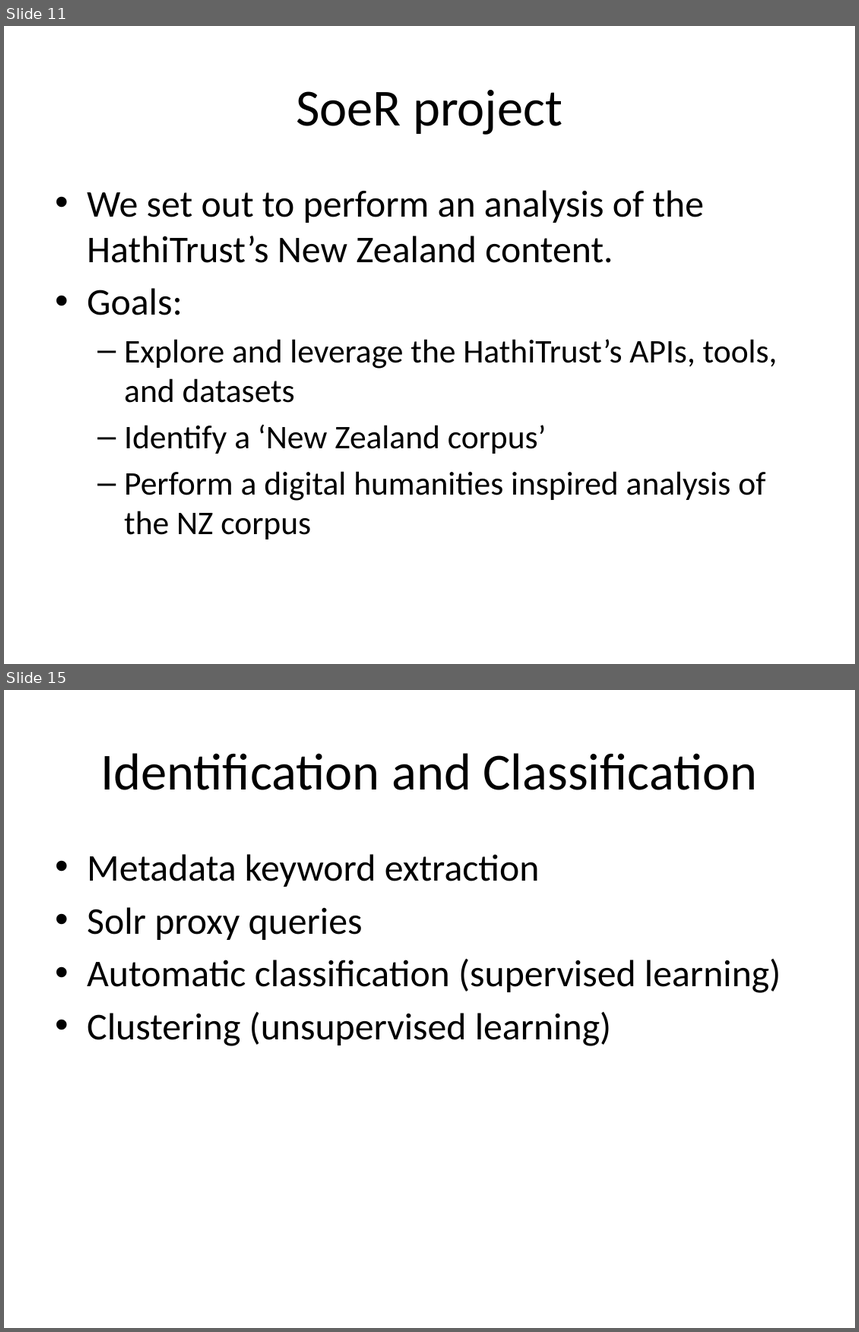
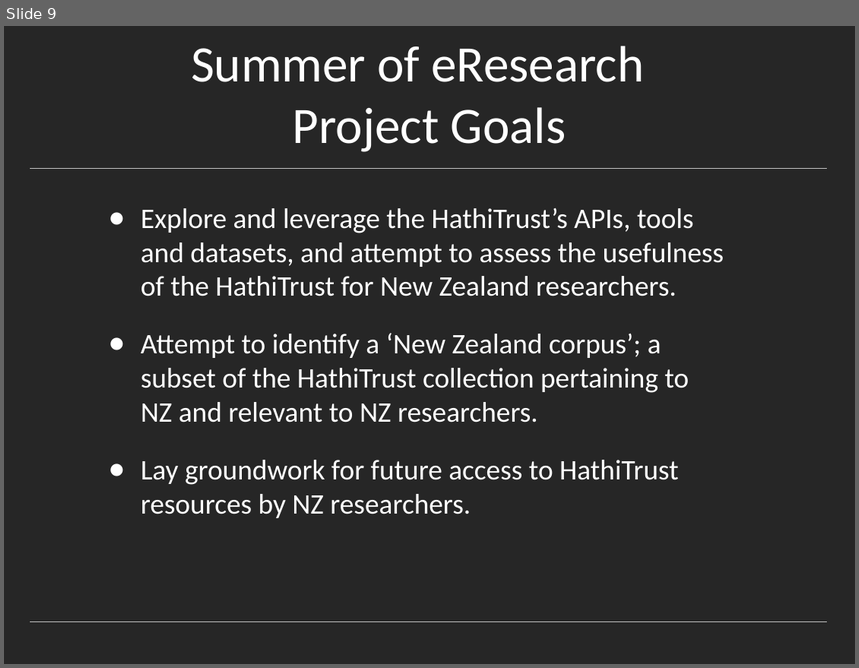
Before and after one commit to rlmv/hathitrust-soer, a slide deck: notes/HathiTrust.pptx. Shown one above the other, each under a label of ours: slides 11 and 15 before the commit, slide 9 after it; the slides between them are not shown. The pictures are 859x1332 and 859x668 pixels, drawn with LibreOffice and Linux fonts; fonts in the diff are those of the drawing. Boxes give left, top, right and bottom in pixels: in the first picture for what was removed or moved away, otherwise in the second. Text is boxed around its words. In the diff, an @@ line names an element or a change of style, - is before the commit and + after.

```diff
--- a/notes/HathiTrust.pptx
+++ b/notes/HathiTrust.pptx
@@ slide 15 removed at <box>4,690,855,1328</box>, background #FFFFFF @@
@@ title removed at <box>101,753,757,790</box> @@
-Identification and Classification
@@ text removed at <box>87,854,781,1046</box> @@
-• Metadata keyword extraction
-• Solr proxy queries
-• Automatic classification (supervised learning)
-• Clustering (unsupervised learning)
@@ what was slide 11 is now slide 9 @@
@@ slide 9 changed as well @@
@@ background #FFFFFF to #262626 @@
@@ title "Summer of eResearch Project Goals" at <box>191,46,644,152</box>: vertical alignment middle to bottom @@
@@ title at <box>191,46,644,152</box>: text changed; size 44 to 43.2 pt; text colour #000000 to #FFFFFF @@
-SoeR project
+Summer of eResearch
+Project Goals
@@ freeform shape added at <box>31,168,827,168</box>, outline #BFBFBF 0.25 pt @@
@@ text at <box>141,208,724,518</box>: text changed; size 28 to 24 pt; text colour #000000 to #FFFFFF @@
-• We set out to perform an analysis of the HathiTrust’s New Zealand content.
-• Goals:
-  – Explore and leverage the HathiTrust’s APIs, tools, and datasets
-  – Identify a ‘New Zealand corpus’
-  – Perform a digital humanities inspired analysis of the NZ corpus
+● Explore and leverage the HathiTrust’s APIs, tools and datasets, and attempt to assess the usefulness of the HathiTrust for New Zealand researchers.
+● Attempt to identify a ‘New Zealand corpus’; a subset of the HathiTrust collection pertaining to NZ and relevant to NZ researchers.
+● Lay groundwork for future access to HathiTrust resources by NZ researchers.
@@ freeform shape added at <box>31,622,827,622</box>, outline #BFBFBF 0.25 pt @@
```
Also in this commit, not shown: 7 other slides changed, 17 slides added, 19 other slides removed.
